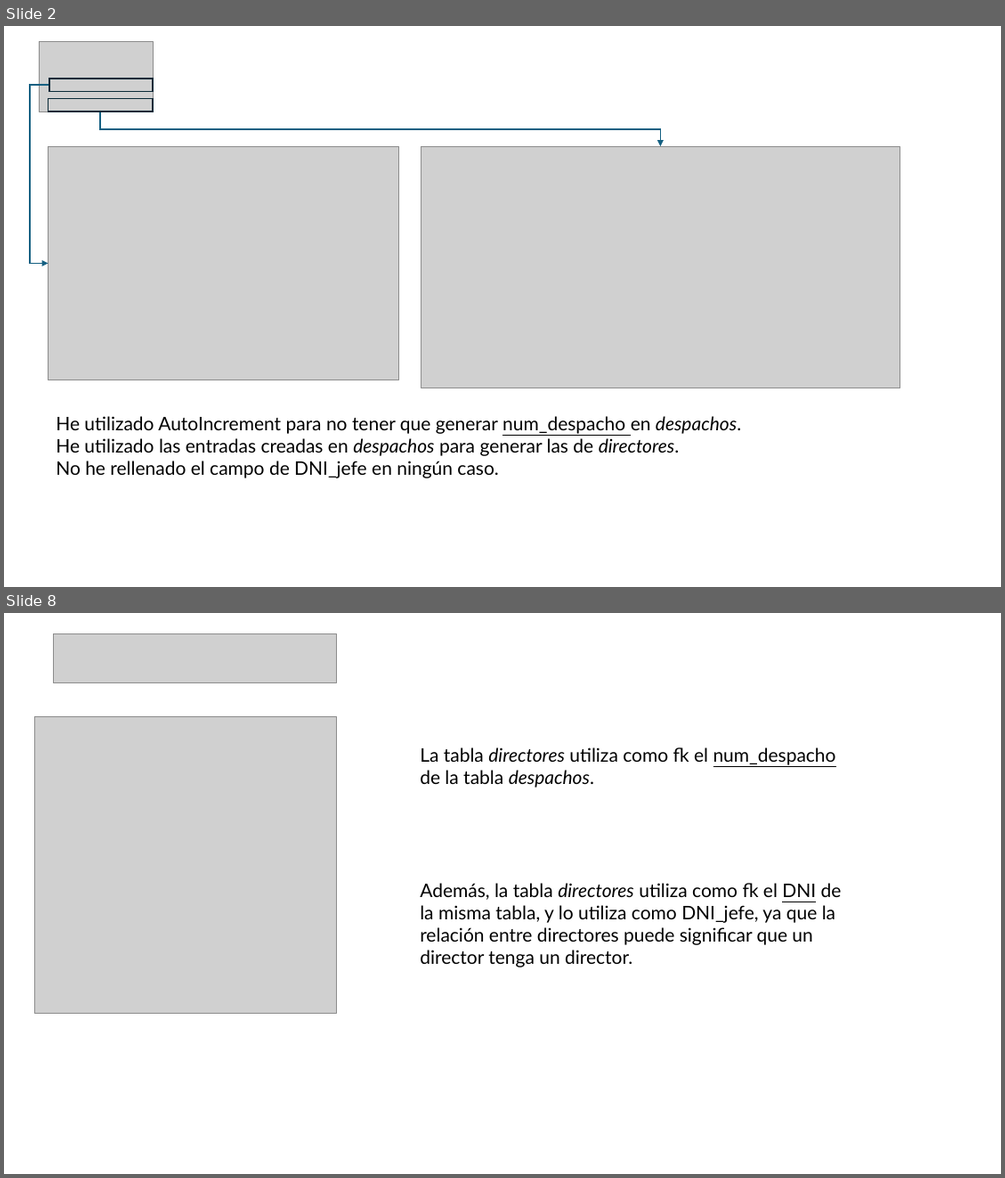
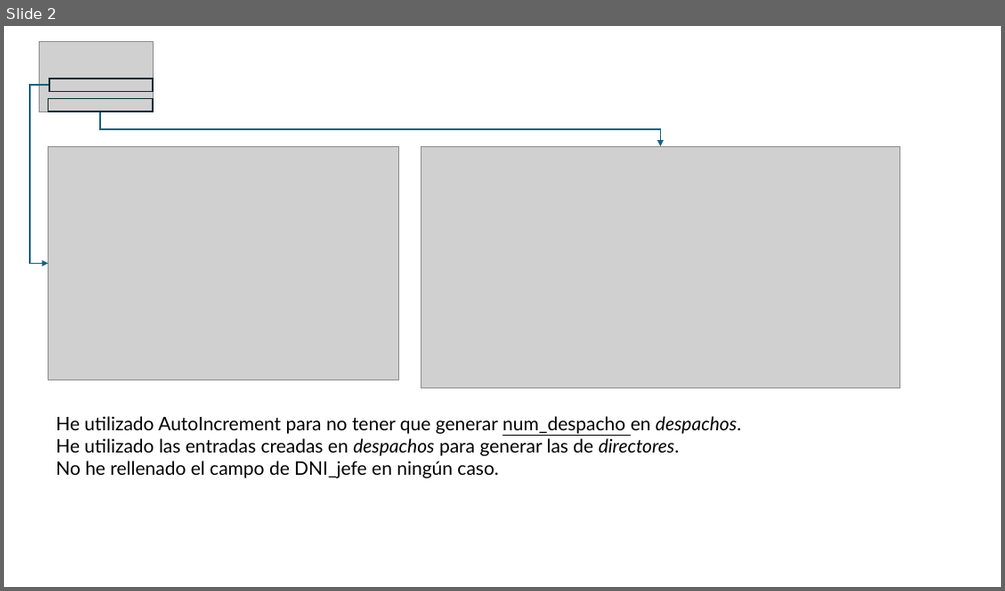
Before and after one commit to AchillesD9-Alex/-2024-Java-Angular-Bootcamp, a slide deck: [JAVA]/C3/TA15/ta15.pptx. Shown one above the other, each under a label of ours: slides 2 and 8 before the commit, slide 2 after it; the slides between them are not shown. The pictures are 1005x1178 and 1005x591 pixels, drawn with LibreOffice and Linux fonts; fonts in the diff are those of the drawing; grey boxes stand for pictures. Boxes give left, top, right and bottom in pixels: in the first picture for what was removed or moved away, otherwise in the second. Text is boxed around its words. In the diff, an @@ line names an element or a change of style, - is before the commit and + after.

Commit message:
ta15 entrega

```diff
--- a/[JAVA]/C3/TA15/ta15.pptx
+++ b/[JAVA]/C3/TA15/ta15.pptx
@@ slide 8 removed at box(4, 613, 1001, 1174), background #FFFFFF @@
@@ picture removed at box(53, 634, 337, 683) @@
@@ picture removed at box(34, 716, 337, 1013) @@
@@ text removed at box(420, 747, 836, 787) @@
-La tabla directores utiliza como fk el num_despacho de la tabla despachos.
@@ text removed at box(420, 883, 841, 967) @@
-Además, la tabla directores utiliza como fk el DNI de la misma tabla, y lo utiliza como DNI_jefe, ya que la relación entre directores puede significar que un director tenga un director.
```
Also in this commit, not shown: 2 slides changed, 2 slides added, 9 other slides removed, 1 other file.
